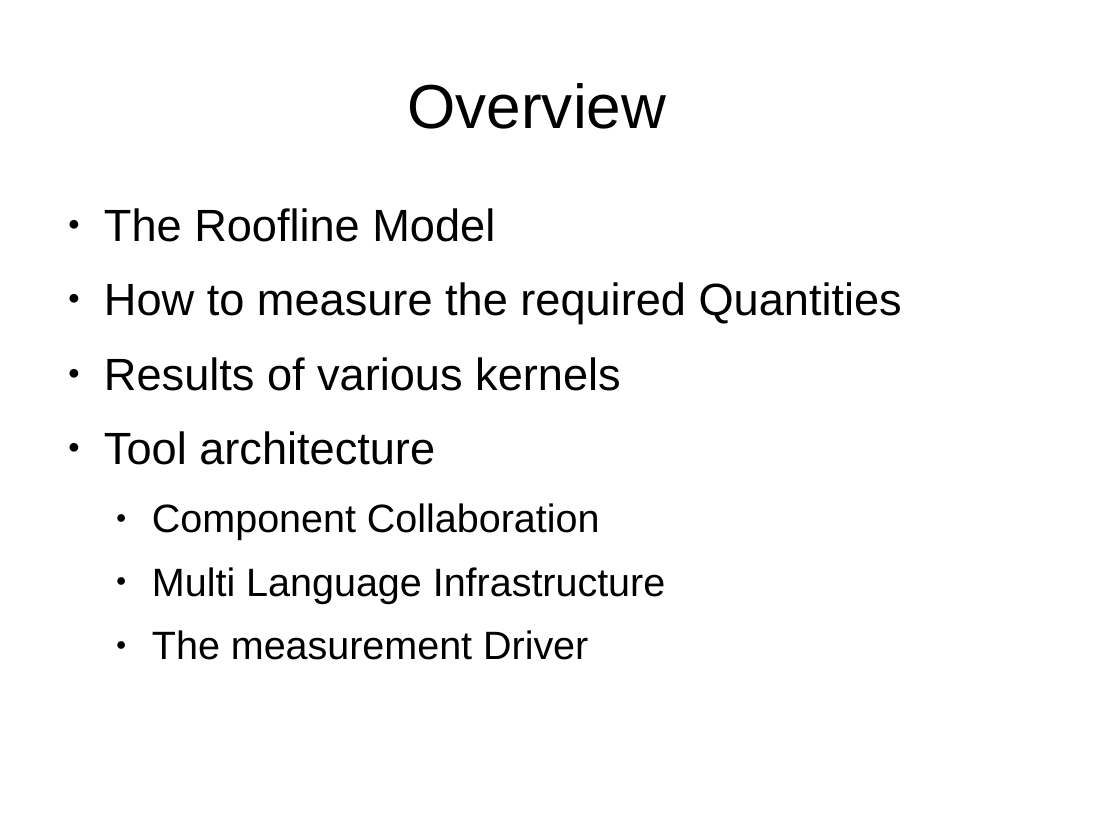
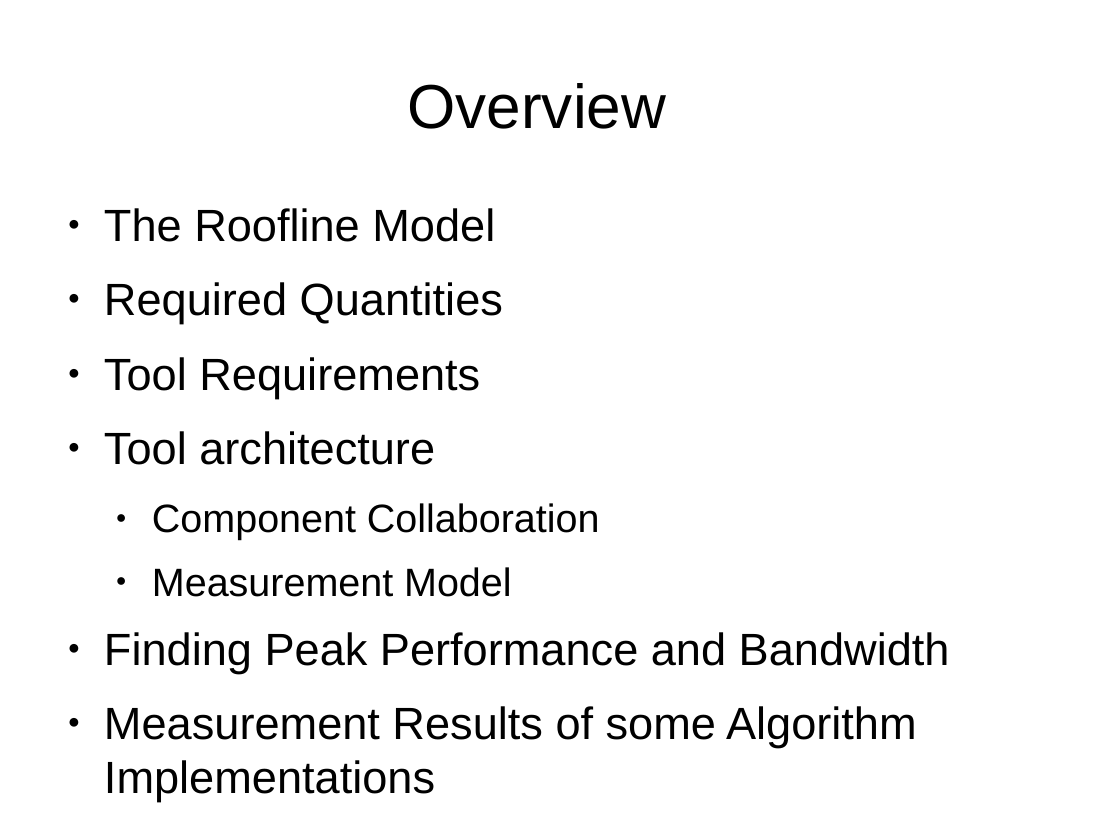
Before and after one commit to GeorgOfenbeck/Thesis_Steinmann, a slide deck: slide 2 of presentation.odp. Drawn at 1120x840 pixels with LibreOffice and Linux fonts; fonts in the diff are those of the drawing. Boxes give left, top, right and bottom in pixels: in the first picture for what was removed or moved away, otherwise in the second. Text is boxed around its words. In the diff, an @@ line names an element or a change of style, - is before the commit and + after.

```diff
--- a/presentation.odp
+++ b/presentation.odp
@@ text at (104, 282, 503, 398): text changed @@
-● How to measure the required Quantities
-● Results of various kernels
+● Required Quantities
+● Tool Requirements
@@ text at (104, 567, 950, 748): text changed; size 28 to 32 pt @@
-  ● Multi Language Infrastructure
-  ● The measurement Driver
+  ● Measurement Model
+● Finding Peak Performance and Bandwidth
+● Measurement Results of some Algorithm Implementations
```
Also in this commit, not shown: 1 other slide changed, 8 slides added, 4 slides removed, 5 other files.
